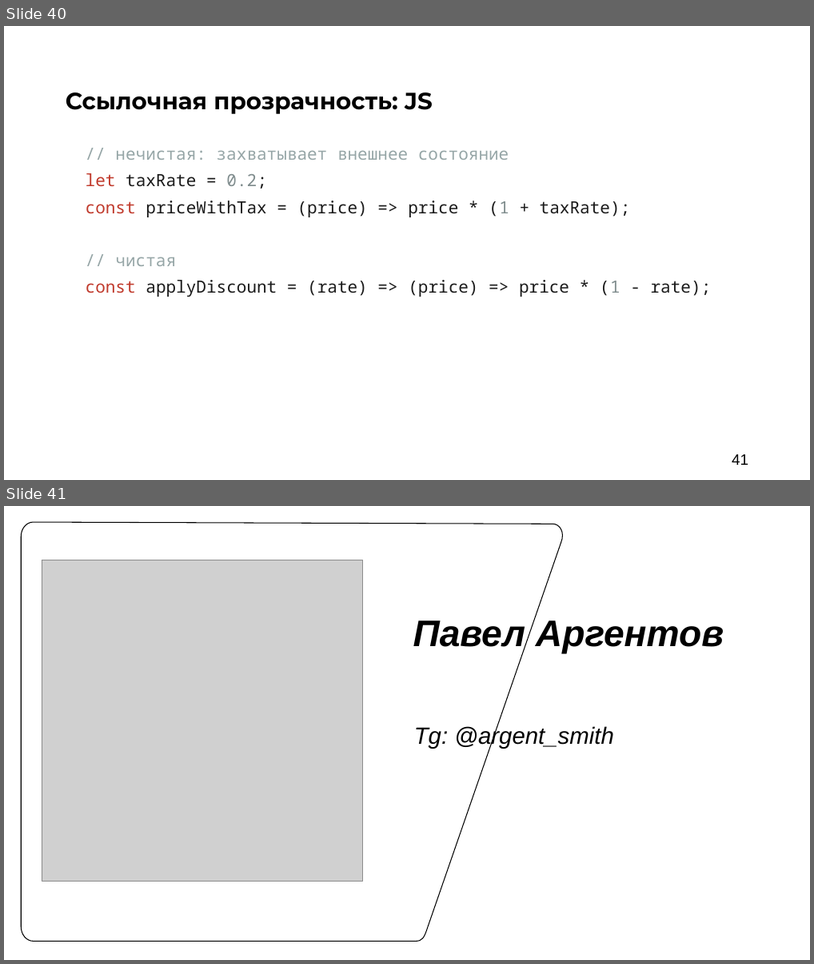
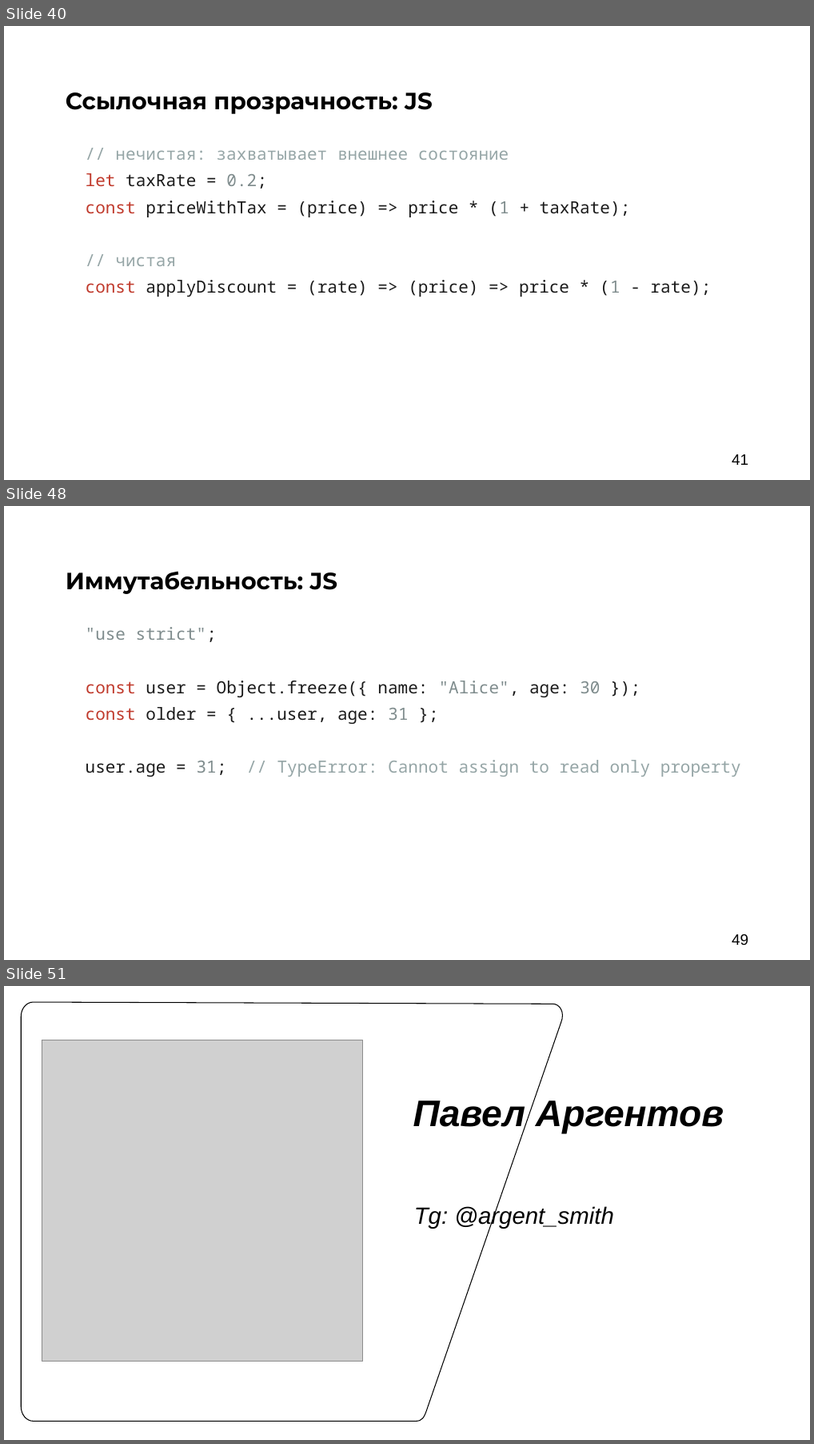
Before and after one commit to argent-smith/presentations, a slide deck: FP_Talk_2026/nastachku/final_presentation.pptx. Shown one above the other, each under a label of ours: slides 40 and 41 before the commit, slides 40, 48 and 51 after it; the slides between them are not shown. The pictures are 814x964 and 814x1444 pixels, drawn with LibreOffice and Linux fonts; fonts in the diff are those of the drawing; grey boxes stand for pictures; background and template pictures are left out. Boxes give left, top, right and bottom in pixels: in the first picture for what was removed or moved away, otherwise in the second. Text is boxed around its words. In the diff, an @@ line names an element or a change of style, - is before the commit and + after.

```diff
--- a/FP_Talk_2026/nastachku/final_presentation.pptx
+++ b/FP_Talk_2026/nastachku/final_presentation.pptx
@@ slide 48 added at (4, 506, 810, 960), background #FFFFFF @@
@@ text added at (66, 571, 338, 594), 28 pt, text #000000, bold @@
+Иммутабельность: JS
@@ text added at (86, 627, 742, 776), 20 pt, text #1A1A1A @@
+"use strict";
+const user = Object.freeze({ name: "Alice", age: 30 });
+const older = { ...user, age: 31 };
+user.age = 31; // TypeError: Cannot assign to read only property
@@ page number added at (732, 933, 749, 945), 18 pt, text #000000 @@
+49
@@ what was slide 41 is now slide 51 @@
```
Also in this commit, not shown: 9 other slides added, 1 other file.
